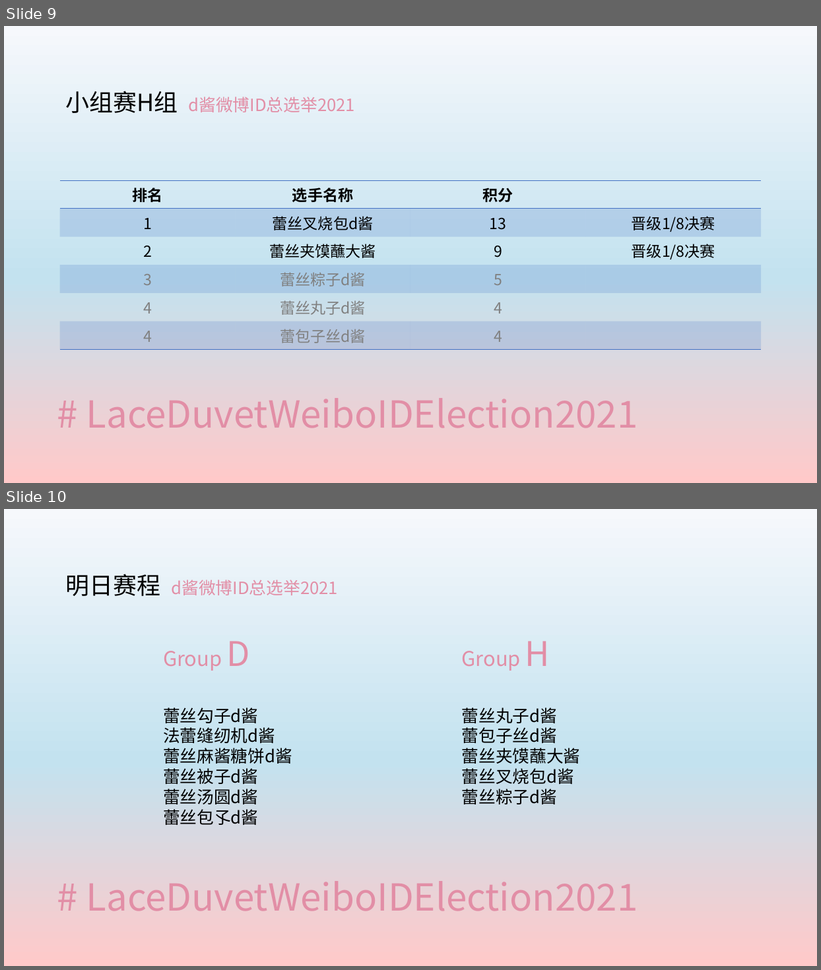
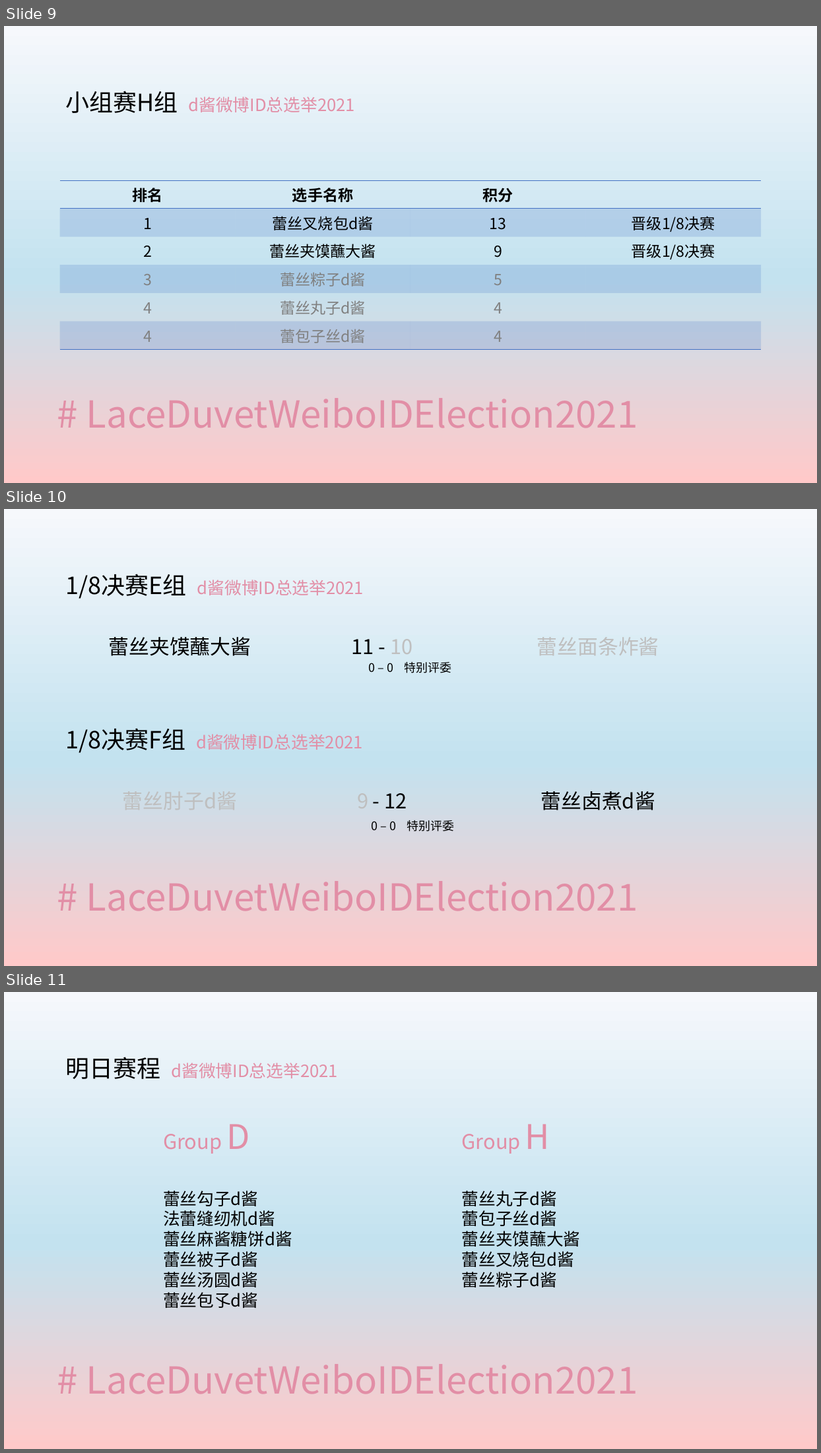
Before and after one commit to yyyeying/LaceDuvetWeiboIDElection2021, a slide deck: documents/race_profile/result_board.pptx. Shown one above the other, each under a label of ours: slides 9 and 10 before the commit, slides 9, 10 and 11 after it. The pictures are 821x970 and 821x1453 pixels, drawn with LibreOffice and Linux fonts; fonts in the diff are those of the drawing. Boxes give left, top, right and bottom in pixels: in the first picture for what was removed or moved away, otherwise in the second. Text is boxed around its words. In the diff, an @@ line names an element or a change of style, - is before the commit and + after.

```diff
--- a/documents/race_profile/result_board.pptx
+++ b/documents/race_profile/result_board.pptx
@@ slide 10 added at (4, 509, 817, 966), background gradient #F6F8FC to #C3E2EF to #FFC9C9 @@
@@ text added at (66, 574, 364, 599), 20 pt, text #E28EA6 @@
+1/8决赛E组 d酱微博ID总选举2021
@@ text added at (109, 637, 252, 656), 24 pt, text #000000 @@
+蕾丝夹馍蘸大酱
@@ text added at (351, 639, 413, 654), 24 pt, text #000000 @@
+11 - 10
@@ text added at (537, 637, 659, 656), 24 pt, text #BFBFBF @@
+蕾丝面条炸酱
@@ text added at (369, 662, 452, 673), 14 pt, text #000000 @@
+0 – 0 特别评委
@@ text added at (66, 728, 363, 753), 20 pt, text #E28EA6 @@
+1/8决赛F组 d酱微博ID总选举2021
@@ text added at (385, 793, 407, 809), 24 pt, text #000000 @@
+9 - 12
@@ text added at (541, 791, 655, 811), 24 pt, text #000000 @@
+蕾丝卤煮d酱
@@ text added at (372, 821, 455, 832), 14 pt, text #000000 @@
+0 – 0 特别评委
@@ title added at (86, 881, 638, 912), 44 pt, text #E28EA6 @@
+# LaceDuvetWeiboIDElection2021
@@ what was slide 10 is now slide 11 @@
```
Also in this commit, not shown: 5 other files.
